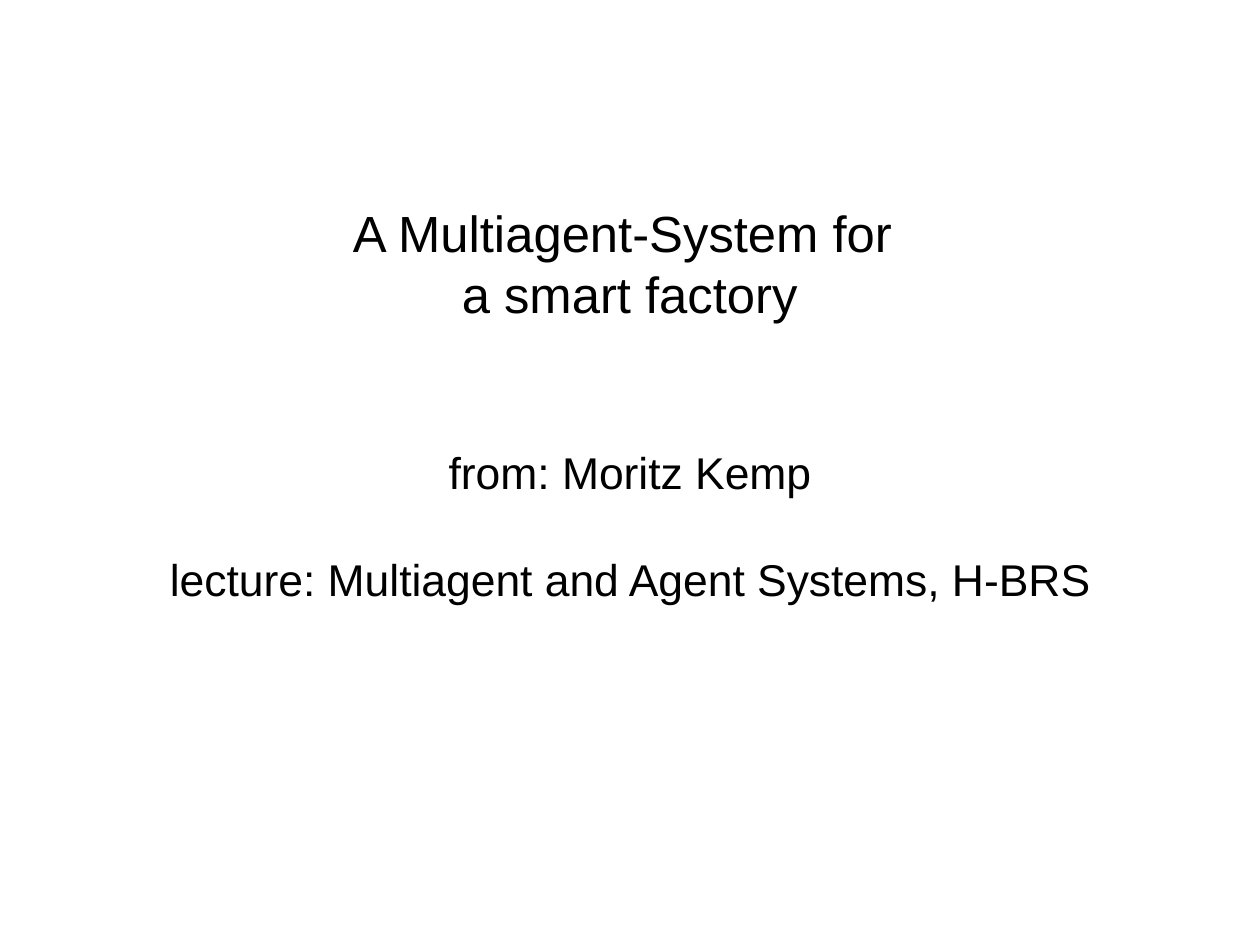
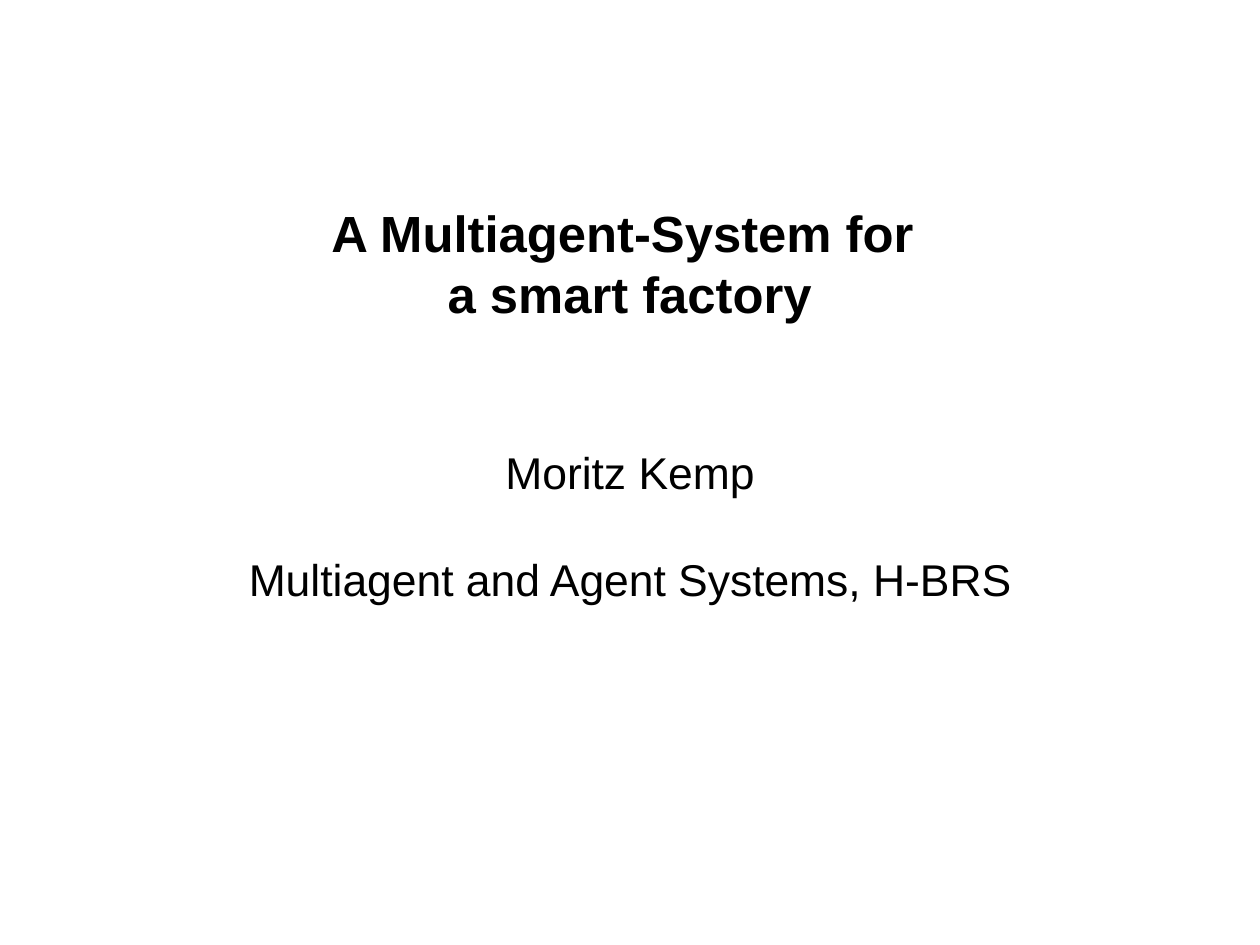
Before and after one commit to MoritzKemp/smartFactory, a slide deck: slide 1 of documentation/presentation_2.odp. Drawn at 1260x945 pixels with LibreOffice and Linux fonts; fonts in the diff are those of the drawing. Boxes give left, top, right and bottom in pixels: in the first picture for what was removed or moved away, otherwise in the second. Text is boxed around its words. In the diff, an @@ line names an element or a change of style, - is before the commit and + after.

```diff
--- a/documentation/presentation_2.odp
+++ b/documentation/presentation_2.odp
@@ subtitle at bbox=[331, 215, 914, 323]: bold on in "A Multiagent-System for", "a smart factory" @@
@@ subtitle at bbox=[249, 456, 1011, 605]: text changed @@
-from: Moritz Kemp
-lecture: Multiagent and Agent Systems, H-BRS
+Moritz Kemp
+Multiagent and Agent Systems, H-BRS
```
Also in this commit, not shown: 2 other slides changed, 10 slides added, 9 slides removed, 14 other files.
